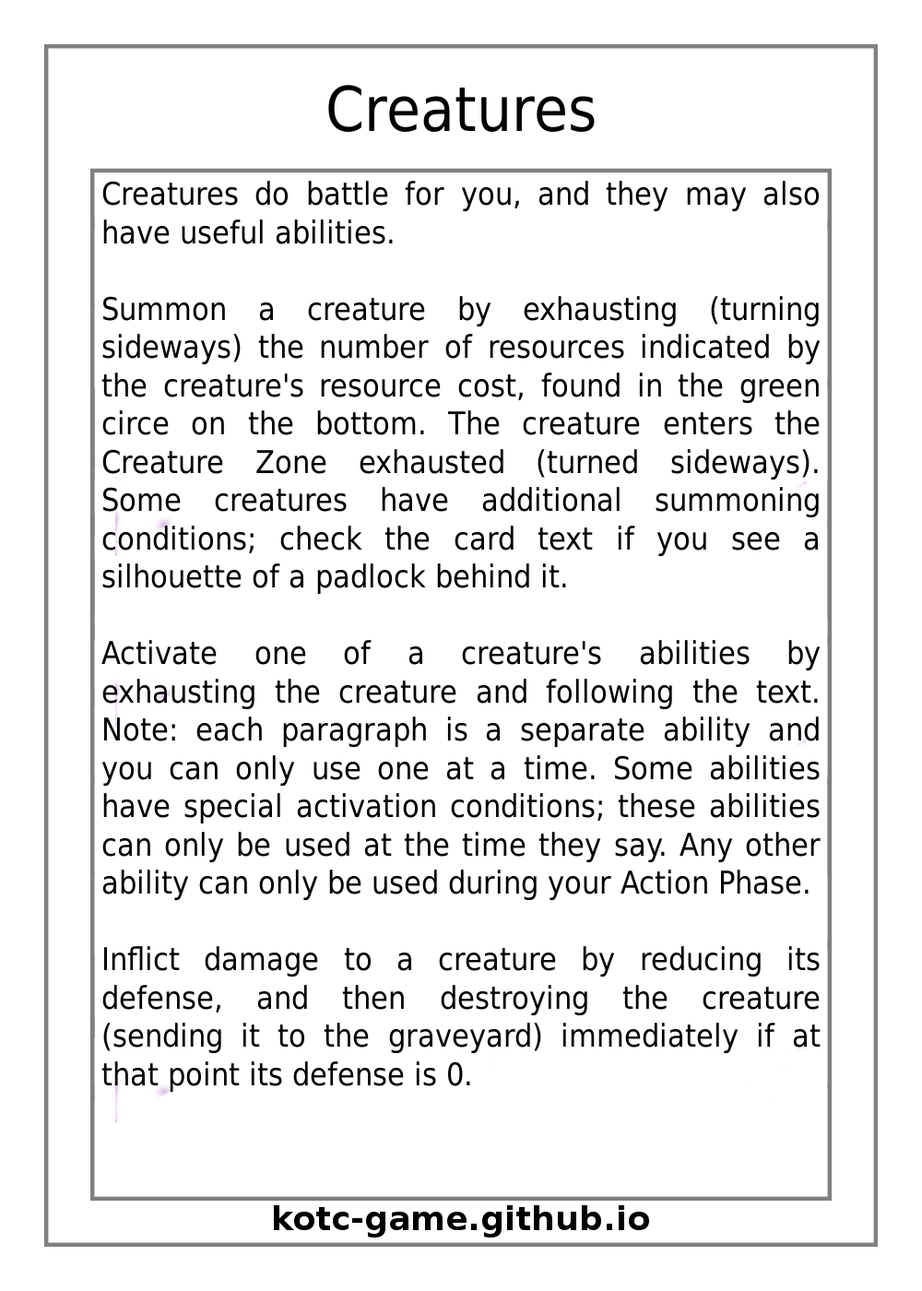
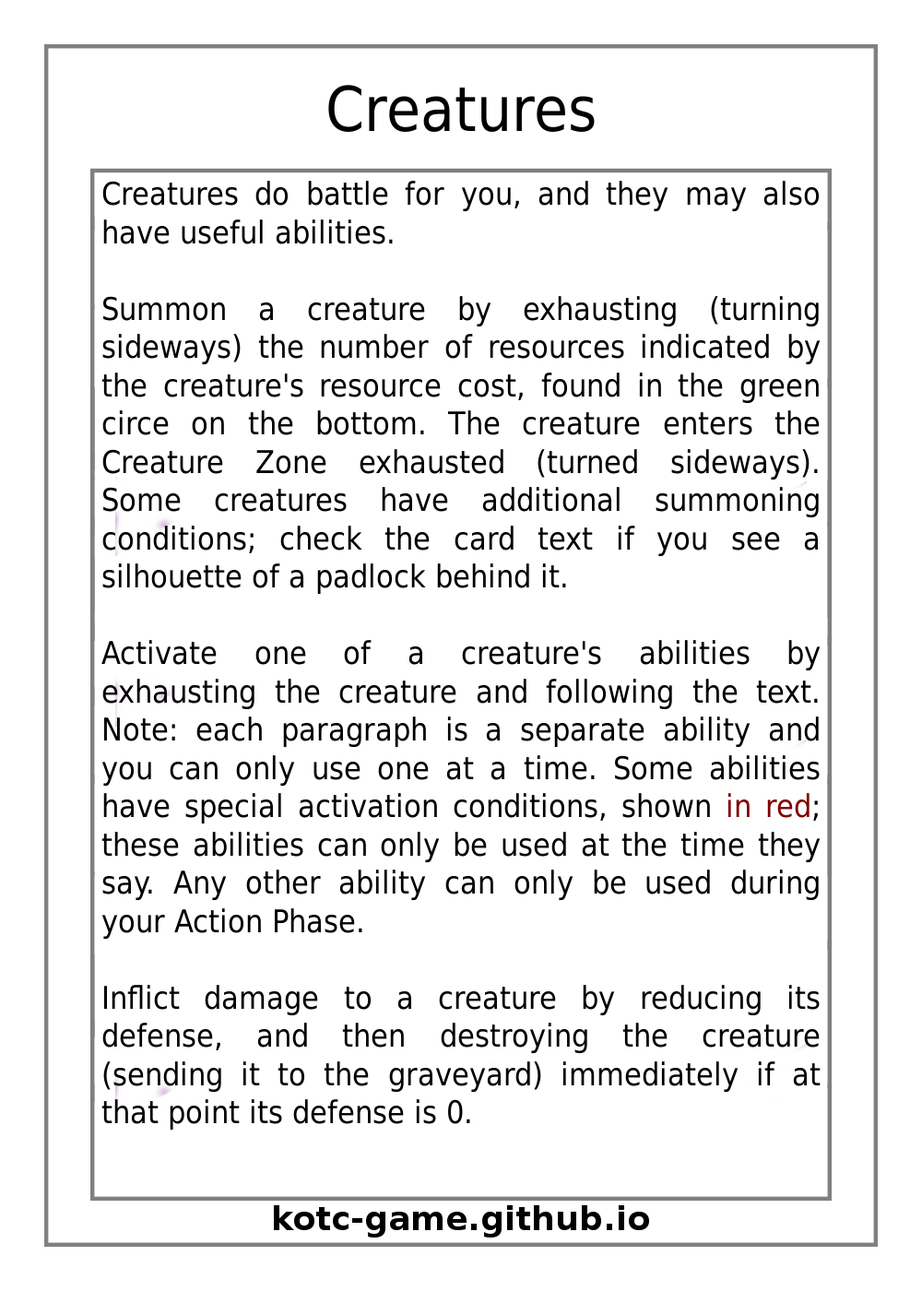
Layer changes from the first 922x1291 image to the second:
painted on "Effect Text" over (x1=101, y1=793, x2=822, y2=1131)
